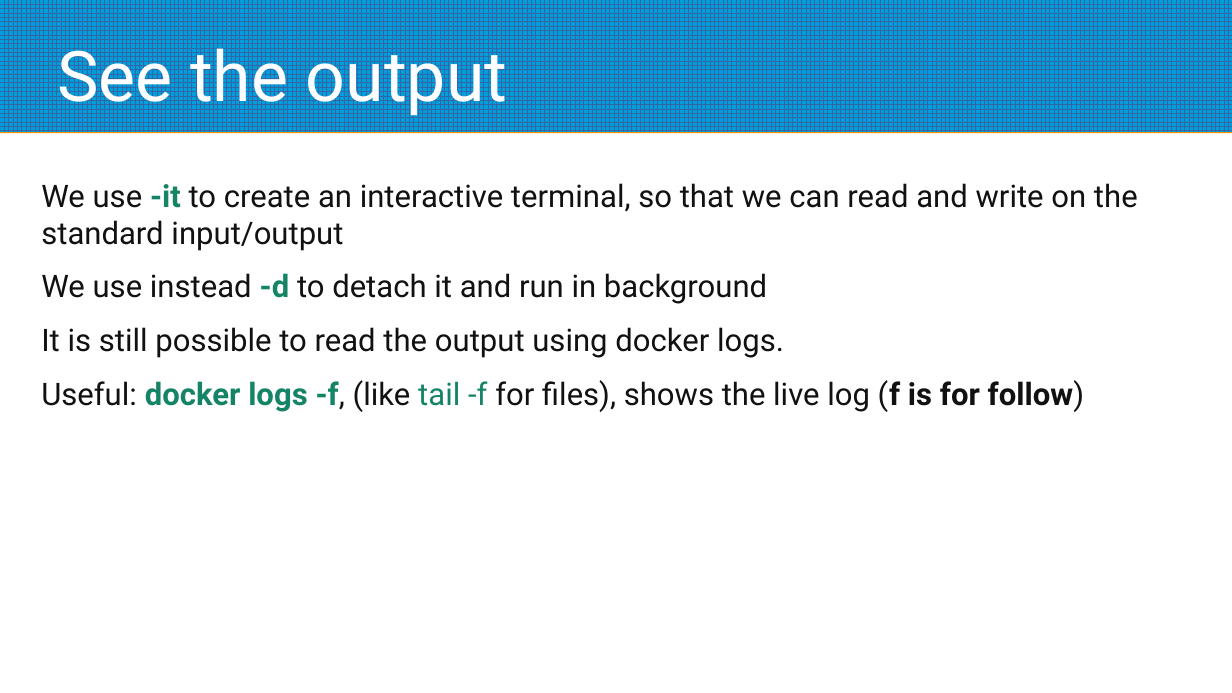
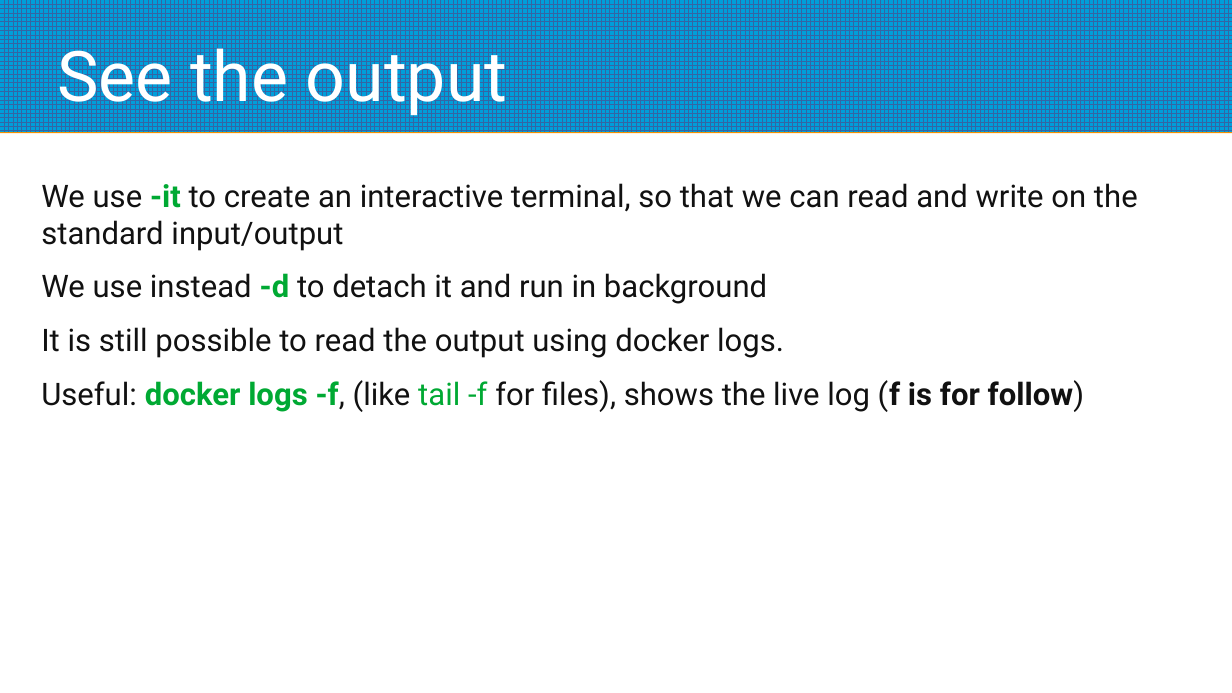
Before and after one commit to jacopofar/dsr-db, a slide deck: slide 18 of docker/slides_20210603.odp. Drawn at 1232x693 pixels with LibreOffice and Linux fonts; fonts in the diff are those of the drawing. Boxes give left, top, right and bottom in pixels: in the first picture for what was removed or moved away, otherwise in the second. Text is boxed around its words. In the diff, an @@ line names an element or a change of style, - is before the commit and + after.

```diff
--- a/docker/slides_20210603.odp
+++ b/docker/slides_20210603.odp
@@ text at [41,183,1138,412]: text colour #158466 to #00A933 in "-it", "-d", "docker logs -f, tail -f" @@
```
Also in this commit, not shown: 2 other files.
